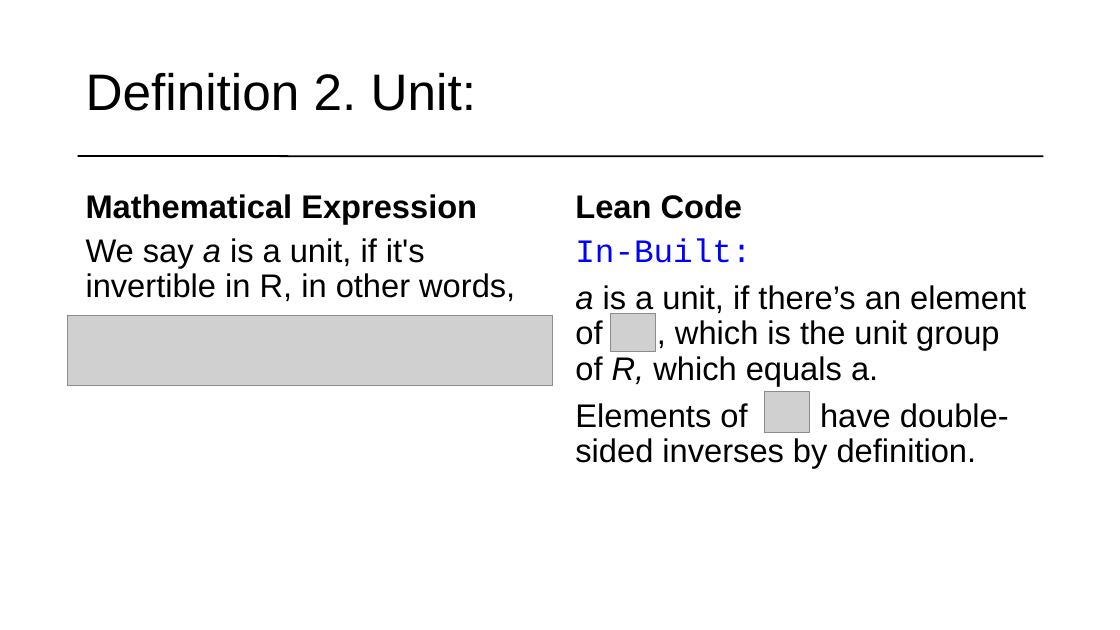
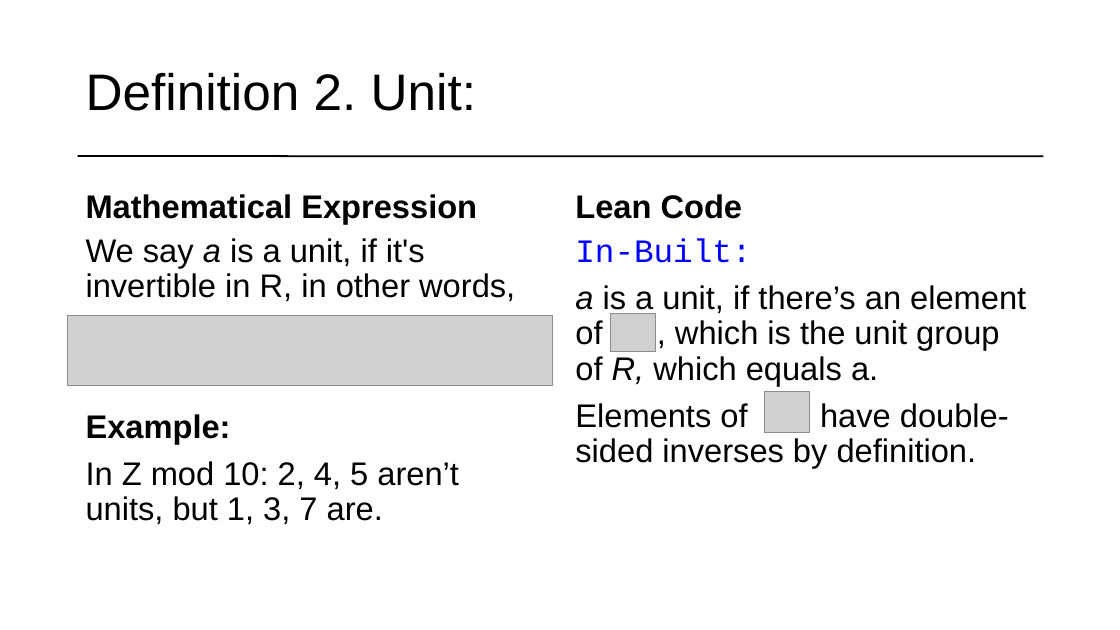
Before and after one commit to matematiflo/CompAssistedMath2024, a slide deck: slide 4 of Lean/Projects/06. Divisibility in rings (Algebra 1)/powerpoint/Lean Präsentation version 08.07.pptx. Drawn at 1120x630 pixels with LibreOffice and Linux fonts; fonts in the diff are those of the drawing; grey boxes stand for pictures. Boxes give left, top, right and bottom in pixels: in the first picture for what was removed or moved away, otherwise in the second. Text is boxed around its words. In the diff, an @@ line names an element or a change of style, - is before the commit and + after.

```diff
--- a/Lean/Projects/06. Divisibility in rings (Algebra 1)/powerpoint/Lean Präsentation version 08.07.pptx
+++ b/Lean/Projects/06. Divisibility in rings (Algebra 1)/powerpoint/Lean Präsentation version 08.07.pptx
@@ text at (x1=86, y1=414, x2=459, y2=525): paragraphs added @@
+Example:
+In Z mod 10: 2, 4, 5 aren’t units, but 1, 3, 7 are.
```
Also in this commit, not shown: 7 other slides changed, 4 slides added, 19 slides removed, 1 other file.
